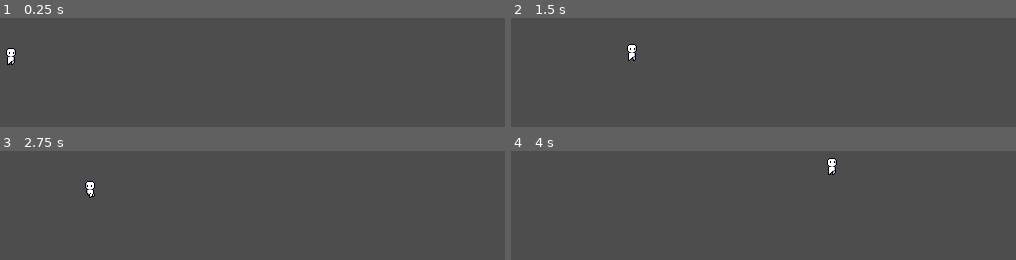
Above: before the commit, frames 1-4 (two rows, left to right).
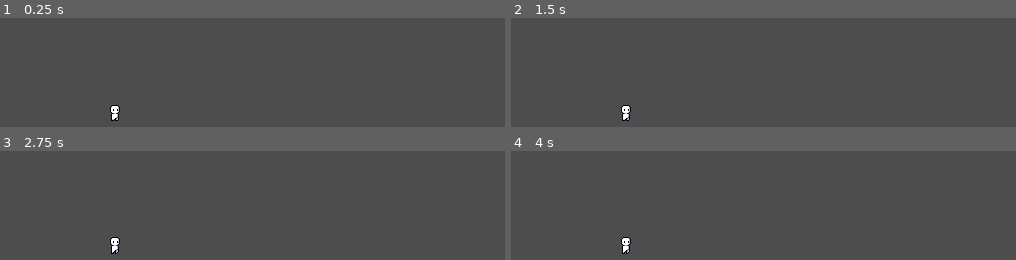
Above: after the commit, the same moments.

Repository: joudnasser/supersecret-fg
Game: Godot game, scene res://tempNode.tscn
Two runs of this game, one before a commit and one after it. Both use one fixed random seed, a clock stepped at 60 frames per second and the inputs below.
Inputs (mouse positions are in pixels of both pictures, inside the frame that each line leads up to):
- Up to frame 1 (0.25 s): no input
- Up to frame 2 (1.5 s): tap Enter (ui_accept) at 0.5, 0.77, 1.07 s; move the mouse to (849, 88) at 0.52 s; hold Right (ui_right) from 0.53 s (still down); tap Z (btn_1, bound only after the commit) at 0.6 s; click (849, 88) at 0.67 s; tap X (btn_2, bound only after the commit) at 0.8, 1.35 s; move the mouse to (outside the picture) at 1.27 s
- Up to frame 3 (2.75 s): tap Enter (ui_accept) at 1.52, 1.82 s; tap C (btn_3, bound only after the commit) at 1.55, 2.1 s; move the mouse to (outside the picture) at 2.02 s; release Right (ui_right) at 2.03 s; hold Left (ui_left) from 2.03 s (still down); tap V (btn_4, bound only after the commit) at 2.3 s
- Up to frame 4 (4 s): move the mouse to (outside the picture) at 2.77 s; release Left (ui_left) at 2.78 s; hold Right (ui_right) from 2.78 s (still down); tap V (btn_4, bound only after the commit) at 2.85 s; click (outside the picture) at 2.92 s; tap Enter (ui_accept) at 3.02, 3.32, 3.77, 3.8 s; tap B (btn_5, bound only after the commit) at 3.05, 3.6 s; move the mouse to (outside the picture) at 3.52 s

The runs differ from the first frame. In frame 1, 0.5% of the frame differs, in the area x 1-24%, y 27-95%; in frame 2, 0.5%; in frame 3, 0.5%; in frame 4, 0.5%, in the area x 21-65%, y 6-95%.

Commit message:
Input Handling: Log #1
> Created an input event reader and connected each major key press (movement + attacks) to said reader
> Reader can detect and list out a series of inputs outside of a certain timeout
> Reader saves and prints order of inputs with the difference in time between them corrected to the second decimal in a 2d array format
=> [ [ INPUT , DELTA ] .... ]
> Organised filespace and temporarily disabled the movement functions to debug the current input handler system.

Diff:
--- a/left_char.gd
+++ /dev/null
@@ -1,36 +0,0 @@
-extends CharacterBody2D
-
-
-const SPEED = 200.0
-const JUMP_VELOCITY = -200.0
-var cur_velocity = 0
-func _physics_process(delta: float) -> void:
-	# Add the gravity.
-	if not is_on_floor():
-		velocity += get_gravity() * delta
-
-	# Handle jump.
-	if Input.is_action_just_pressed("ui_accept") and is_on_floor():
-		velocity.y = JUMP_VELOCITY
-
-	# Get the input direction and handle the movement/deceleration.
-	# As good practice, you should replace UI actions with custom gameplay actions.
-	var direction := Input.get_axis("ui_left", "ui_right")
-	if direction && is_on_floor():
-		velocity.x = direction * SPEED
-		cur_velocity = direction*SPEED
-	elif not is_on_floor():
-		velocity.x = cur_velocity
-	else:
-		velocity.x = move_toward(velocity.x, 0, SPEED)
-		cur_velocity=0
-
-	if velocity.x && is_on_floor():
-		$"leftchar-anim".play("walk", SPEED/100)
-		$"leftchar-anim".flip_h = (direction<0)
-	elif not is_on_floor():
-		$"leftchar-anim".play("jump")
-	else:
-		$"leftchar-anim".play("default")
-
-	move_and_slide()
--- /dev/null
+++ b/plyr_scripts/input_handler.gd
@@ -0,0 +1,62 @@
+extends Node
+
+
+# Called when the node enters the scene tree for the first time.
+func _ready() -> void:
+	pass # Replace with function body.
+
+const st_timeout = 5
+
+var found = false
+var timeout = st_timeout
+# Called every frame. 'delta' is the elapsed time since the previous frame.
+const BUTTON_MAP = {
+	"btn_1": "Z",
+	"btn_2": "X",
+	"btn_3": "C",
+	"btn_4": "V",
+	"btn_5": "B",
+	"mv_up": "↑",
+	"mv_down": "↓",
+	"mv_left": "←",
+	"mv_right": "→",
+}
+
+const MOVE_MAP = {
+	["mv_down", "mv_downright", "mv_right"]:"QC_R",
+	["mv_down", "mv_downright", "mv_right"]:"QC_L",
+	["mv_left", "mv_downleft", "mv_down", "mv_downright", "mv_right"]:"HC_R",
+	["mv_right", "mv_downright", "mv_down", "mv_downleft", "mv_left"]:"HC_L"
+}
+
+var in_series = []
+
+func check_input() -> String:
+	for action in BUTTON_MAP:
+			if Input.is_action_just_pressed(action):
+				return BUTTON_MAP[action]
+	return "none"
+
+
+func _process(delta: float) -> void:
+	if int(timeout)!=0:
+		var out_check = check_input()
+		if out_check!="none":
+			in_series.append([out_check,round_to_dec(st_timeout-timeout, 2)])
+			found = true
+		if found:
+			print(round_to_dec(timeout, 2))
+			timeout = st_timeout
+			found = false
+		timeout-=delta
+	else:
+		print("PRINTING")
+		var out_ln = ""
+		for i in range(len(in_series)):
+			out_ln+= str(i) + ": " + in_series[i][0] + "|" + str(in_series[i][1]) + ", "
+		print(out_ln)
+		in_series=[]
+		timeout = st_timeout
+
+func round_to_dec(num, digit):
+	return round(num * pow(10.0, digit)) / pow(10.0, digit)
--- /dev/null
+++ b/plyr_scripts/left_char.gd
@@ -0,0 +1,48 @@
+extends CharacterBody2D
+
+
+const SPEED = 200.0
+const JUMP_VELOCITY = -300.0
+var cur_velocity = 0
+var jumpable = 2
+var jumping = false
+var timeout = 100000
+func _physics_process(delta: float) -> void:
+	#handle_movement(delta)
+	pass
+
+func handle_animations(vel):
+	if vel.x && is_on_floor():
+		$"leftchar-anim".play("walk", SPEED/100)
+		$"leftchar-anim".flip_h = (vel.x<0)
+	elif not jumping:
+		$"leftchar-anim".play("default")
+
+func perform_jump():
+	velocity.y = JUMP_VELOCITY
+	jumpable-=1
+
+func handle_movement(delta: float) -> void:
+		# Handle jump.
+	if Input.is_action_just_pressed("ui_accept") and (is_on_floor() || jumpable>0):
+		jumping=true
+		perform_jump()
+
+	# Get the input direction and handle the movement/deceleration.
+	# As good practice, you should replace UI actions with custom gameplay actions.
+	var direction := Input.get_axis("ui_left", "ui_right")
+	if direction && is_on_floor():
+		velocity.x = direction * SPEED
+		cur_velocity = direction * SPEED
+	elif not is_on_floor():
+		velocity.x = cur_velocity
+	else:
+		velocity.x = move_toward(velocity.x, 0, SPEED)
+		cur_velocity=0
+
+	if is_on_floor():
+		jumpable=2
+		jumping=false
+
+	handle_animations(velocity)
+	move_and_slide()
--- a/project.godot
+++ b/project.godot
@@ -26,6 +26,54 @@
 
 enabled=PackedStringArray("res://addons/godot_super-wakatime/plugin.cfg")
 
+[input]
+
+btn_1={
+"deadzone": 0.2,
+"events": [Object(InputEventKey,"resource_local_to_scene":false,"resource_name":"","device":16,"window_id":0,"alt_pressed":false,"shift_pressed":false,"ctrl_pressed":false,"meta_pressed":false,"pressed":false,"keycode":0,"physical_keycode":90,"key_label":0,"unicode":0,"location":0,"echo":false,"script":null)
+]
+}
+btn_2={
+"deadzone": 0.2,
+"events": [Object(InputEventKey,"resource_local_to_scene":false,"resource_name":"","device":16,"window_id":0,"alt_pressed":false,"shift_pressed":false,"ctrl_pressed":false,"meta_pressed":false,"pressed":false,"keycode":0,"physical_keycode":88,"key_label":0,"unicode":0,"location":0,"echo":false,"script":null)
+]
+}
+btn_3={
+"deadzone": 0.2,
+"events": [Object(InputEventKey,"resource_local_to_scene":false,"resource_name":"","device":16,"window_id":0,"alt_pressed":false,"shift_pressed":false,"ctrl_pressed":false,"meta_pressed":false,"pressed":false,"keycode":0,"physical_keycode":67,"key_label":0,"unicode":0,"location":0,"echo":false,"script":null)
+]
+}
+btn_4={
+"deadzone": 0.2,
+"events": [Object(InputEventKey,"resource_local_to_scene":false,"resource_name":"","device":16,"window_id":0,"alt_pressed":false,"shift_pressed":false,"ctrl_pressed":false,"meta_pressed":false,"pressed":false,"keycode":0,"physical_keycode":86,"key_label":0,"unicode":0,"location":0,"echo":false,"script":null)
+]
+}
+btn_5={
+"deadzone": 0.2,
+"events": [Object(InputEventKey,"resource_local_to_scene":false,"resource_name":"","device":-1,"window_id":0,"alt_pressed":false,"shift_pressed":false,"ctrl_pressed":false,"meta_pressed":false,"pressed":false,"keycode":0,"physical_keycode":66,"key_label":0,"unicode":98,"location":0,"echo":false,"script":null)
+]
+}
+mv_up={
+"deadzone": 0.2,
+"events": [Object(InputEventKey,"resource_local_to_scene":false,"resource_name":"","device":-1,"window_id":0,"alt_pressed":false,"shift_pressed":false,"ctrl_pressed":false,"meta_pressed":false,"pressed":false,"keycode":0,"physical_keycode":4194320,"key_label":0,"unicode":0,"location":0,"echo":false,"script":null)
+]
+}
+mv_down={
+"deadzone": 0.2,
+"events": [Object(InputEventKey,"resource_local_to_scene":false,"resource_name":"","device":-1,"window_id":0,"alt_pressed":false,"shift_pressed":false,"ctrl_pressed":false,"meta_pressed":false,"pressed":false,"keycode":0,"physical_keycode":4194322,"key_label":0,"unicode":0,"location":0,"echo":false,"script":null)
+]
+}
+mv_left={
+"deadzone": 0.2,
+"events": [Object(InputEventKey,"resource_local_to_scene":false,"resource_name":"","device":-1,"window_id":0,"alt_pressed":false,"shift_pressed":false,"ctrl_pressed":false,"meta_pressed":false,"pressed":false,"keycode":0,"physical_keycode":4194319,"key_label":0,"unicode":0,"location":0,"echo":false,"script":null)
+]
+}
+mv_right={
+"deadzone": 0.2,
+"events": [Object(InputEventKey,"resource_local_to_scene":false,"resource_name":"","device":-1,"window_id":0,"alt_pressed":false,"shift_pressed":false,"ctrl_pressed":false,"meta_pressed":false,"pressed":false,"keycode":0,"physical_keycode":4194321,"key_label":0,"unicode":0,"location":0,"echo":false,"script":null)
+]
+}
+
 [physics]
 
 3d/physics_engine="Jolt Physics"
--- a/tempNode.tscn
+++ b/tempNode.tscn
@@ -1,7 +1,7 @@
 [gd_scene format=3 uid="uid://bkaike61podwm"]
 
-[ext_resource type="Script" uid="uid://bk7cojxjhj36l" path="res://left_char.gd" id="1_6gq2f"]
-[ext_resource type="Texture2D" uid="uid://ctt2jjvshk2mm" path="res://AnimationSheet.png" id="2_x540c"]
+[ext_resource type="Script" uid="uid://5e1myw57umyd" path="res://plyr_scripts/input_handler.gd" id="1_6gq2f"]
+[ext_resource type="Texture2D" uid="uid://ctt2jjvshk2mm" path="res://assets/AnimationSheet.png" id="2_x540c"]
 
 [sub_resource type="RectangleShape2D" id="RectangleShape2D_mkrhi"]
 size = Vector2(5, 15)
@@ -16,15 +16,27 @@
 
 [sub_resource type="AtlasTexture" id="AtlasTexture_vq10y"]
 atlas = ExtResource("2_x540c")
-region = Rect2(48, 72, 24, 24)
+region = Rect2(96, 72, 24, 24)
 
 [sub_resource type="AtlasTexture" id="AtlasTexture_8gvvd"]
 atlas = ExtResource("2_x540c")
-region = Rect2(72, 72, 24, 24)
+region = Rect2(120, 72, 24, 24)
 
 [sub_resource type="AtlasTexture" id="AtlasTexture_ns7r2"]
 atlas = ExtResource("2_x540c")
-region = Rect2(96, 72, 24, 24)
+region = Rect2(144, 72, 24, 24)
+
+[sub_resource type="AtlasTexture" id="AtlasTexture_ef2n4"]
+atlas = ExtResource("2_x540c")
+region = Rect2(24, 72, 24, 24)
+
+[sub_resource type="AtlasTexture" id="AtlasTexture_ndeok"]
+atlas = ExtResource("2_x540c")
+region = Rect2(48, 72, 24, 24)
+
+[sub_resource type="AtlasTexture" id="AtlasTexture_1l28x"]
+atlas = ExtResource("2_x540c")
+region = Rect2(72, 72, 24, 24)
 
 [sub_resource type="AtlasTexture" id="AtlasTexture_6gq2f"]
 atlas = ExtResource("2_x540c")
@@ -81,9 +93,23 @@
 "duration": 1.0,
 "texture": SubResource("AtlasTexture_ns7r2")
 }],
-"loop": 1,
-"name": &"jump",
+"loop": 0,
+"name": &"jump-down",
 "speed": 5.0
+}, {
+"frames": [{
+"duration": 1.0,
+"texture": SubResource("AtlasTexture_ef2n4")
+}, {
+"duration": 1.0,
+"texture": SubResource("AtlasTexture_ndeok")
+}, {
+"duration": 1.0,
+"texture": SubResource("AtlasTexture_1l28x")
+}],
+"loop": 0,
+"name": &"jump-up",
+"speed": 3.0
 }, {
 "frames": [{
 "duration": 1.0,
@@ -131,7 +157,7 @@
 position = Vector2(132, 172)
 scale = Vector2(1, 0.99999994)
 sprite_frames = SubResource("SpriteFrames_jlwaf")
-animation = &"jump"
+animation = &"jump-up"
 autoplay = "default"
 
 [node name="StaticBody2D" type="StaticBody2D" parent="." unique_id=1678988597]
@@ -139,3 +165,6 @@
 [node name="CollisionShape2D" type="CollisionShape2D" parent="StaticBody2D" unique_id=1175865696]
 position = Vector2(176, 120)
 shape = SubResource("WorldBoundaryShape2D_jlwaf")
+
+[node name="Camera2D" type="Camera2D" parent="." unique_id=415995281]
+position = Vector2(216, 176)
Renamed: AnimationSheet.png -> assets/AnimationSheet.png
Not shown, changed: assets/AnimationSheet.png.import
Not shown, added: plyr_scripts/input_handler.gd.uid
Renamed: left_char.gd.uid -> plyr_scripts/left_char.gd.uid
